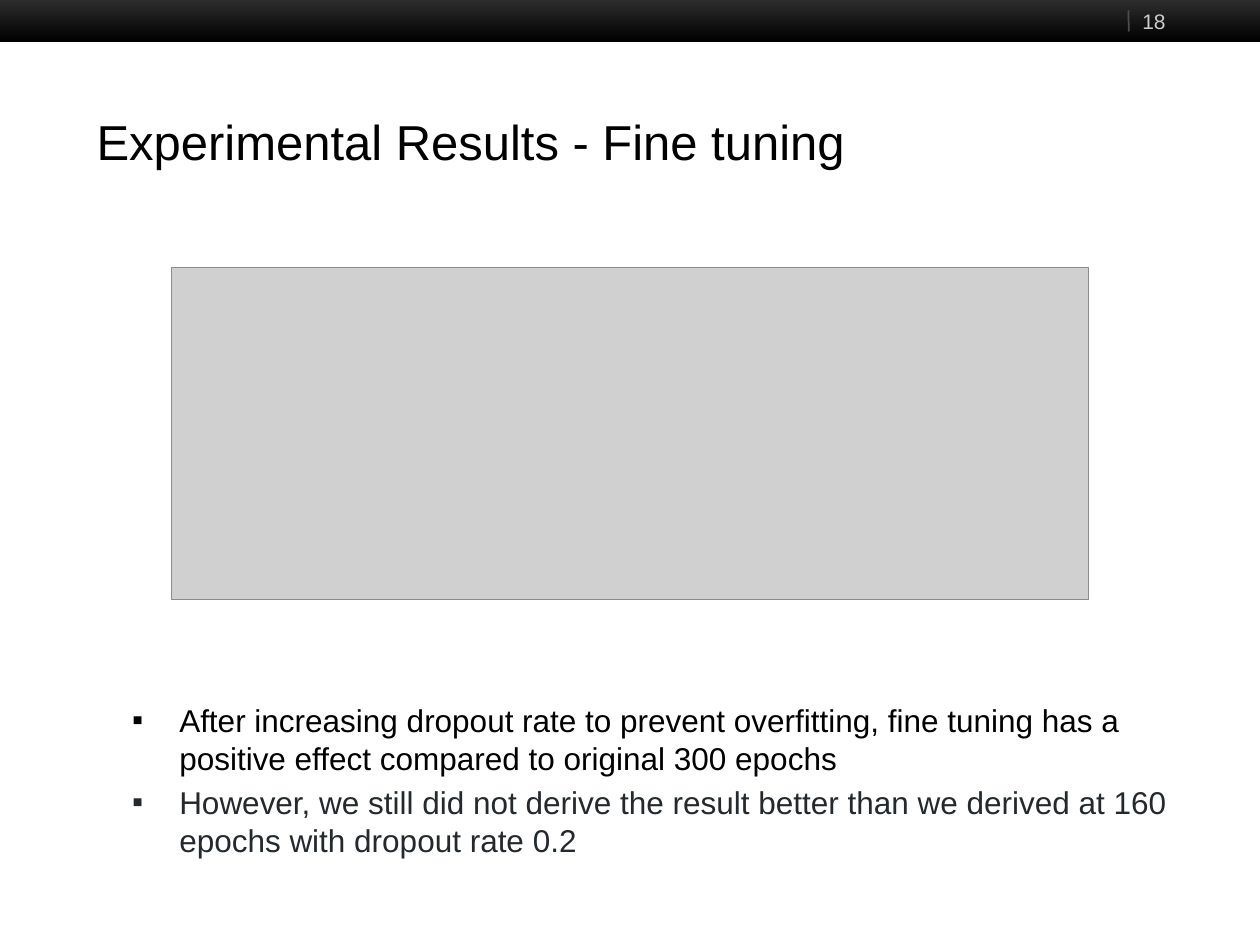
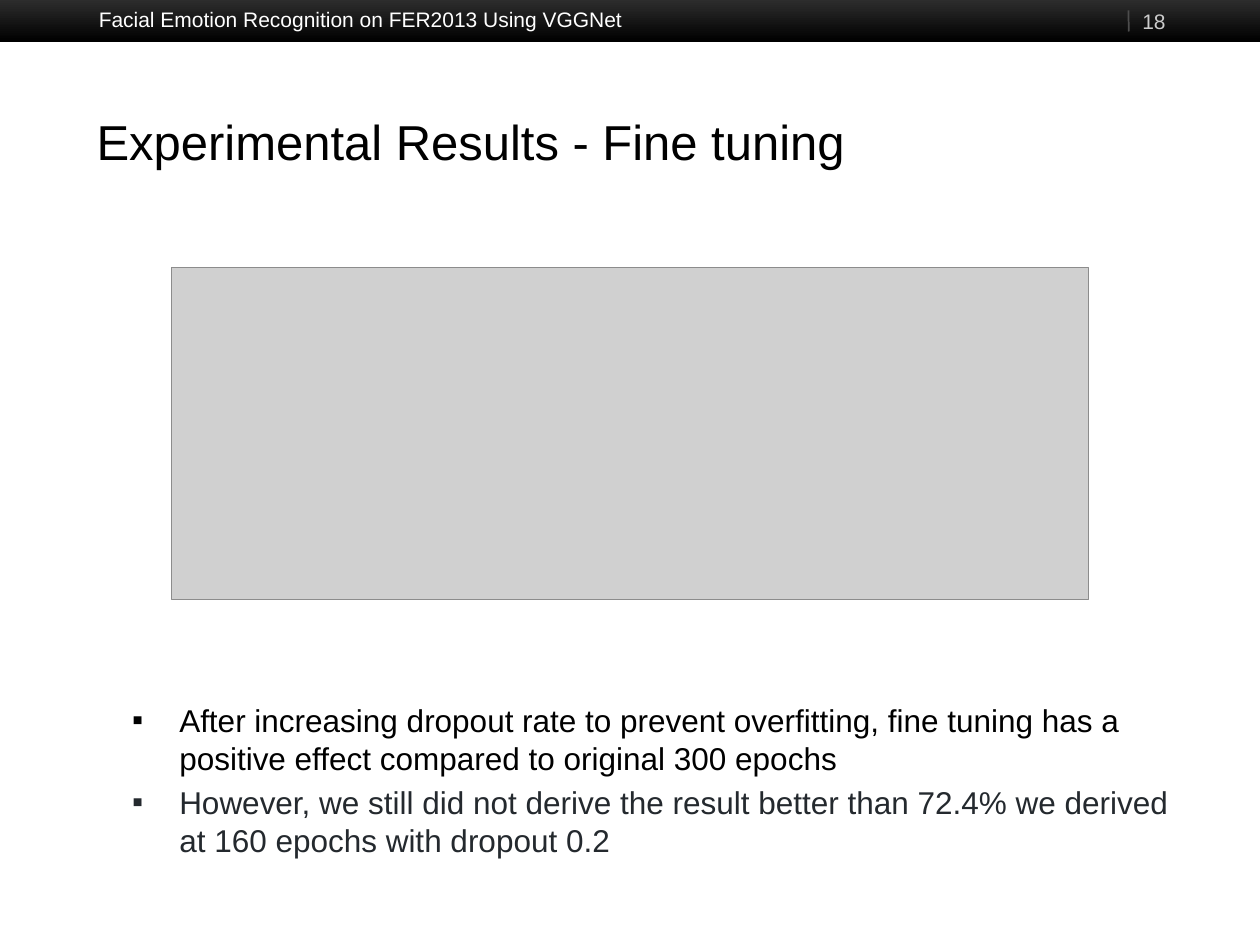
Before and after one commit to JimY233/CS523_Project, a slide deck: slide 18 of Facial Emotion Recognition on FER2013.pptx. Drawn at 1260x945 pixels with LibreOffice and Linux fonts; fonts in the diff are those of the drawing; grey boxes stand for pictures. Boxes give left, top, right and bottom in pixels: in the first picture for what was removed or moved away, otherwise in the second. Text is boxed around its words. In the diff, an @@ line names an element or a change of style, - is before the commit and + after.

```diff
--- a/Facial Emotion Recognition on FER2013.pptx
+++ b/Facial Emotion Recognition on FER2013.pptx
@@ text added at bbox=[99, 11, 622, 31], 12 pt, text #FFFFFF @@
+Facial Emotion Recognition on FER2013 Using VGGNet
@@ text at bbox=[179, 791, 1168, 858]: text changed @@
-▪ However, we still did not derive the result better than we derived at 160 epochs with dropout rate 0.2
+▪ However, we still did not derive the result better than 72.4% we derived at 160 epochs with dropout 0.2
```
Also in this commit, not shown: 17 other slides changed, 4 slides added, 3 slides removed.
